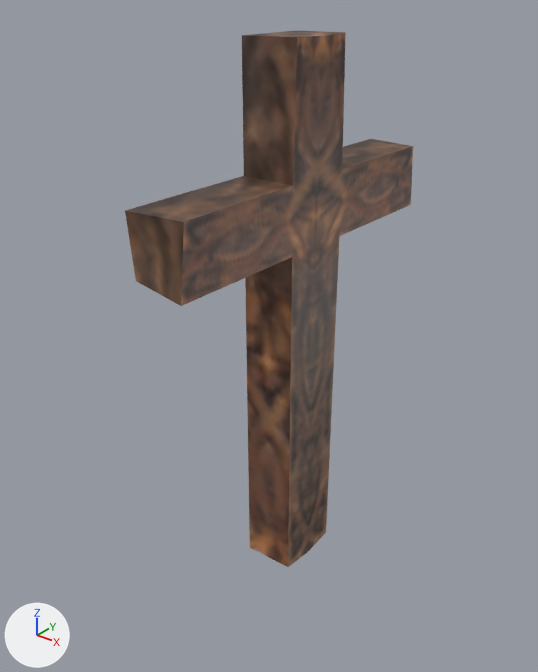
The FBX model Assets/GameElements/Interactables/Cross/Crucifix.fbx: old version first, new version second.
Both versions are drawn from a camera (50 mm lens) standing at (4.88, -6.35, 7.74) and looking at (-0.21, 0.01, 3.8). The axes (+X, +Y, +Z) are drawn at lower left. The lights are the same throughout. Where no turn or scale is listed for an object, it has been applied to the vertices.
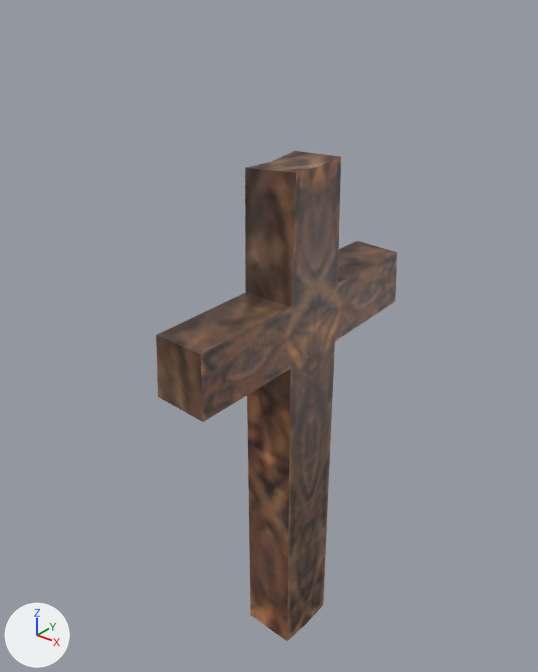
Boxes [x1, y1, x2, y2] around the edits, measured in the pictures (538 x 672 px; the box of a moved part takes in the faces that stretch with it):
'Cube', reshaped, moved (16% narrower, 9% shorter): before [125, 30, 413, 567]; after [156, 151, 397, 641]
part 1 of me_cube_003, moved or reshaped: before [242, 30, 346, 567]; after [245, 151, 341, 641]
part 2 of me_cube_003, moved or reshaped: before [125, 176, 293, 306]; after [156, 292, 292, 422]
part 3 of me_cube_003, moved or reshaped: before [340, 139, 413, 236]; after [335, 241, 397, 341]

Patch to the scene script:
```diff
--- a/Assets/GameElements/Interactables/Cross/Crucifix.fbx.py
+++ b/Assets/GameElements/Interactables/Cross/Crucifix.fbx.py
@@ me_cube_003 @@
 me_cube_003.from_pydata(...)  # 32 vertices, 30 faces; spans x -0.19..0.46, y -2.08..2.08, z -0.52..5.9
 # used by ob_cube; location = (0.0, 0.0, 1.32)
-me_cube_003.vertices[0].co = (-0.19, -0.43, -0.5)  # pixel (249, 547)
-me_cube_003.vertices[6].co = (-0.19, -0.44, 5.89)  # pixel (241, 35)
-me_cube_003.vertices[7].co = (0.45, -0.4, 5.9)  # pixel (297, 37)
-me_cube_003.vertices[13].co = (-0.16, 0.0, 3.57)
-me_cube_003.vertices[15].co = (0.43, 0.0, 3.58)  # pixel (314, 261)
-me_cube_003.vertices[16].co = (-0.17, 0.0, 4.52)
-me_cube_003.vertices[17].co = (0.44, 0.0, 4.53)  # pixel (317, 175)
-me_cube_003.vertices[18].co = (-0.19, 0.0, 5.89)  # pixel (270, 32)
-me_cube_003.vertices[19].co = (0.46, 0.0, 5.89)  # pixel (322, 35)
-me_cube_003.vertices[22].co = (0.46, 0.43, -0.47)  # pixel (326, 532)
-me_cube_003.vertices[26].co = (-0.19, 0.44, 5.89)  # pixel (296, 30)
-me_cube_003.vertices[27].co = (0.45, 0.4, 5.9)  # pixel (345, 32)
-me_cube_003.vertices[8].co = (0.46, -2.08, 3.76)  # pixel (181, 306)
-me_cube_003.vertices[9].co = (-0.19, -2.02, 3.83)  # pixel (135, 281)
-me_cube_003.vertices[10].co = (0.46, -2.0, 4.52)  # pixel (183, 222)
-me_cube_003.vertices[11].co = (-0.19, -2.08, 4.52)  # pixel (124, 210)
-me_cube_003.vertices[28].co = (0.46, 2.08, 3.76)  # pixel (410, 204)
-me_cube_003.vertices[29].co = (-0.19, 2.02, 3.83)
-me_cube_003.vertices[30].co = (0.46, 2.0, 4.52)  # pixel (412, 146)
-me_cube_003.vertices[31].co = (-0.19, 2.08, 4.52)  # pixel (371, 138)
+# me_cube_003 part 1
+me_cube_003.vertices[0].co = (-0.21, -0.41, -0.44)  # pixel (250, 614)
+me_cube_003.vertices[6].co = (-0.19, -0.41, 5.92)  # pixel (245, 167)
+me_cube_003.vertices[7].co = (0.46, -0.4, 5.96)  # pixel (296, 172)
+me_cube_003.vertices[13].co = (-0.19, 0.0, 3.57)
+me_cube_003.vertices[15].co = (0.46, 0.0, 3.58)  # pixel (313, 368)
+me_cube_003.vertices[16].co = (-0.19, 0.0, 4.52)
+me_cube_003.vertices[17].co = (0.46, 0.0, 4.53)  # pixel (315, 293)
+me_cube_003.vertices[18].co = (-0.19, 0.02, 5.91)  # pixel (271, 161)
+me_cube_003.vertices[19].co = (0.46, 0.0, 5.95)  # pixel (319, 166)
+me_cube_003.vertices[22].co = (0.46, 0.43, -0.5)  # pixel (323, 605)
+me_cube_003.vertices[26].co = (-0.19, 0.44, 5.95)  # pixel (294, 150)
+me_cube_003.vertices[27].co = (0.46, 0.4, 5.99)  # pixel (341, 156)
+# me_cube_003 part 2
+me_cube_003.vertices[8].co = (0.46, -1.87, 3.76)  # pixel (202, 422)
+me_cube_003.vertices[9].co = (-0.18, -1.86, 3.81)  # pixel (157, 396)
+me_cube_003.vertices[10].co = (0.46, -1.87, 4.52)  # pixel (200, 354)
+me_cube_003.vertices[11].co = (-0.19, -1.82, 4.51)  # pixel (156, 334)
+# me_cube_003 part 3
+me_cube_003.vertices[28].co = (0.46, 1.88, 3.81)  # pixel (395, 301)
+me_cube_003.vertices[29].co = (-0.19, 1.83, 3.83)
+me_cube_003.vertices[30].co = (0.46, 1.81, 4.52)  # pixel (397, 252)
+me_cube_003.vertices[31].co = (-0.19, 1.88, 4.52)  # pixel (357, 240)
 me_cube_003.materials.append(mat_material_001)
@@ ob_cube @@
 ob_cube = bpy.data.objects.new('Cube', me_cube_003)
-ob_cube.location = (0.0, 0.0, 1.32)
+ob_cube.location = (0.0, 0.0, 0.0)
```
